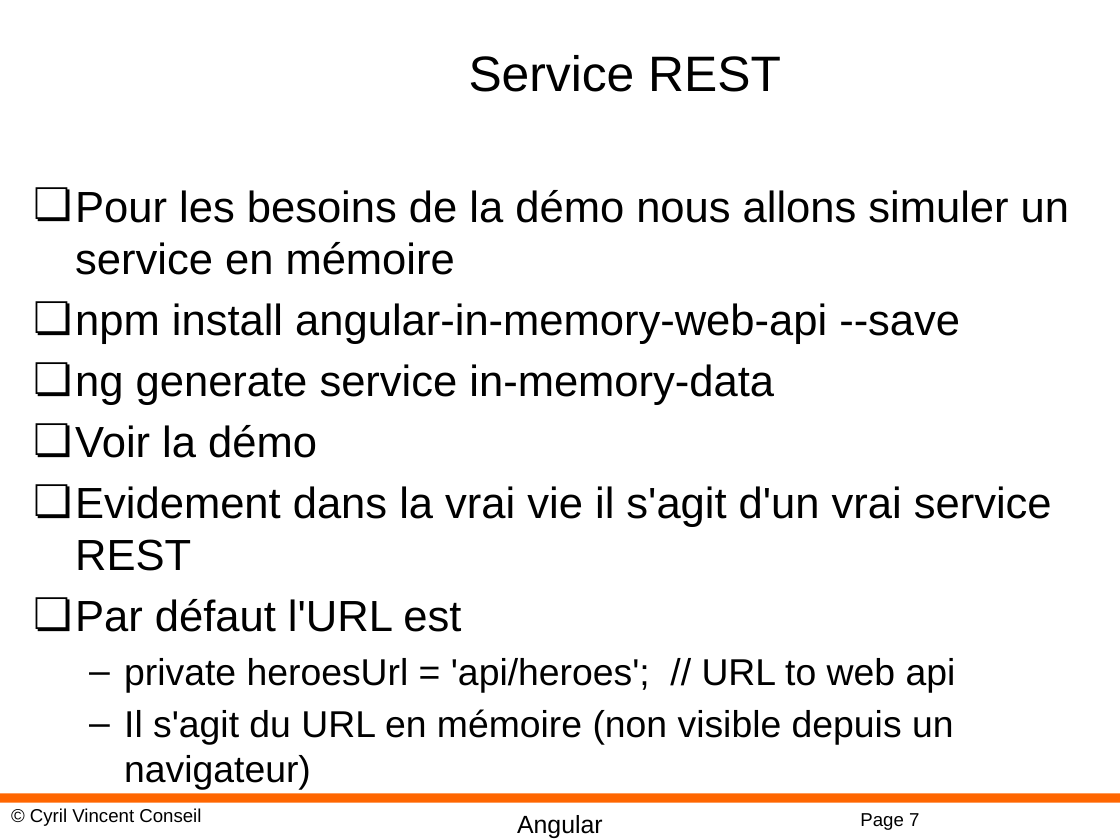
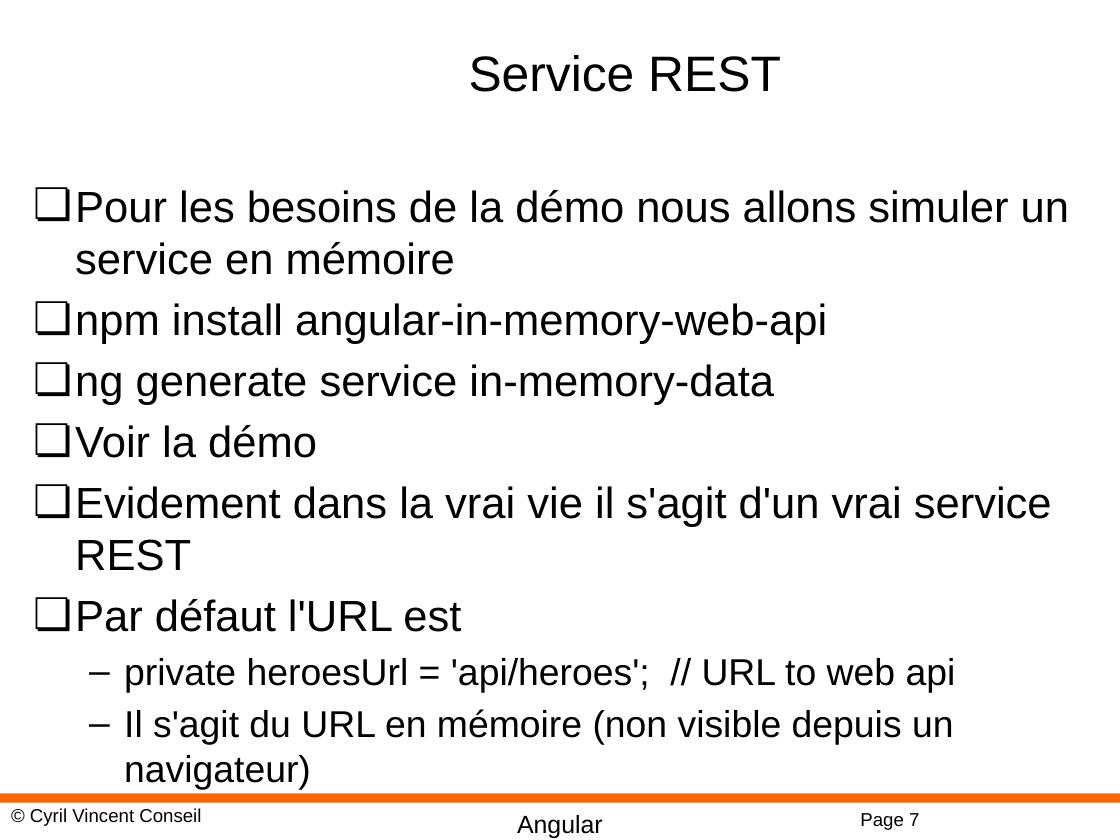
Before and after one commit to cyrilvincent/angular, a slide deck: slide 7 of PPT/Angular16-REST.pptx. Drawn at 1120x840 pixels with LibreOffice and Linux fonts; fonts in the diff are those of the drawing; background and template pictures are left out. Boxes give left, top, right and bottom in pixels: in the first picture for what was removed or moved away, otherwise in the second. Text is boxed around its words. In the diff, an @@ line names an element or a change of style, - is before the commit and + after.

```diff
--- a/PPT/Angular16-REST.pptx
+++ b/PPT/Angular16-REST.pptx
@@ text at [75,303,827,344]: text changed @@
-❏ npm install angular-in-memory-web-api --save
+❏ npm install angular-in-memory-web-api
```
Also in this commit, not shown: 40 other files.
